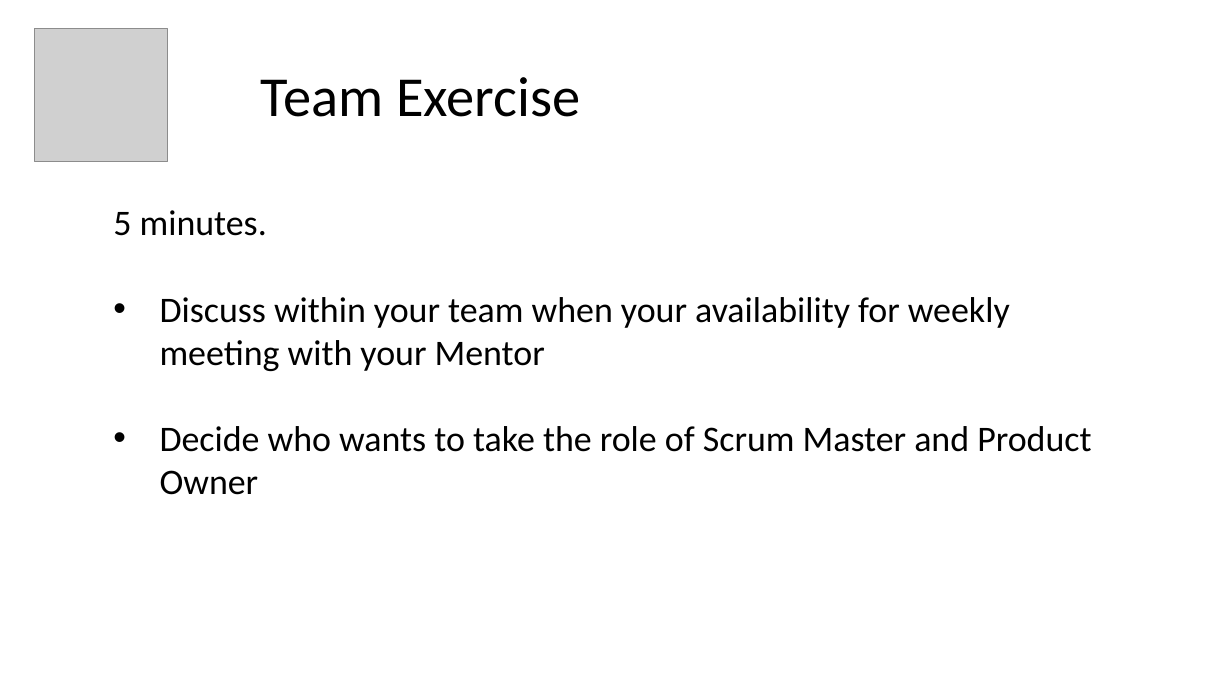
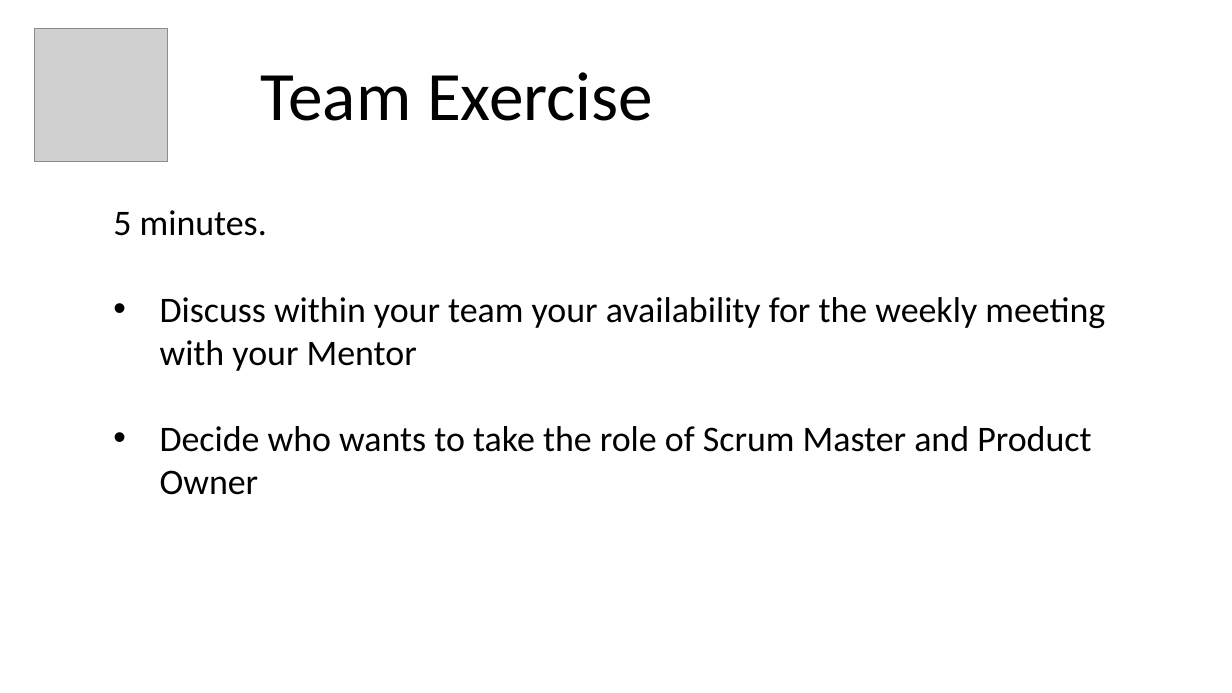
Before and after one commit to paulcalverley/paulcalverley, a slide deck: slide 12 of Week2_2025_VI.pptx. Drawn at 1232x693 pixels with LibreOffice and Linux fonts; fonts in the diff are those of the drawing; grey boxes stand for pictures. Boxes give left, top, right and bottom in pixels: in the first picture for what was removed or moved away, otherwise in the second. Text is boxed around its words. In the diff, an @@ line names an element or a change of style, - is before the commit and + after.

```diff
--- a/Week2_2025_VI.pptx
+++ b/Week2_2025_VI.pptx
@@ title "Team Exercise" at (x1=261, y1=72, x2=653, y2=121): size 44 to 54 pt @@
@@ text at (x1=160, y1=297, x2=1105, y2=371): text changed @@
-• Discuss within your team when your availability for weekly meeting with your Mentor
+• Discuss within your team your availability for the weekly meeting with your Mentor
```
Also in this commit, not shown: 1 other slide changed, 1 other file.
